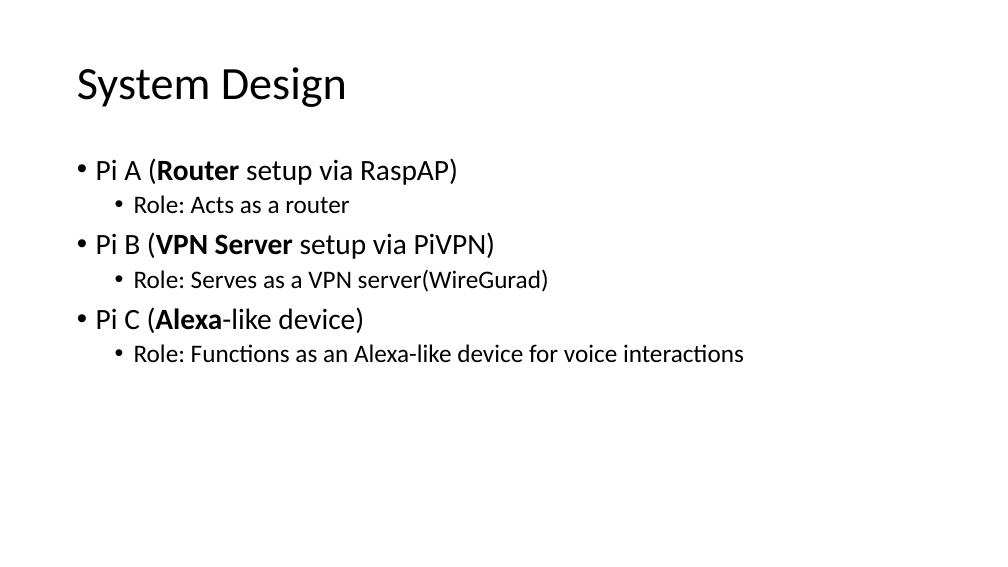
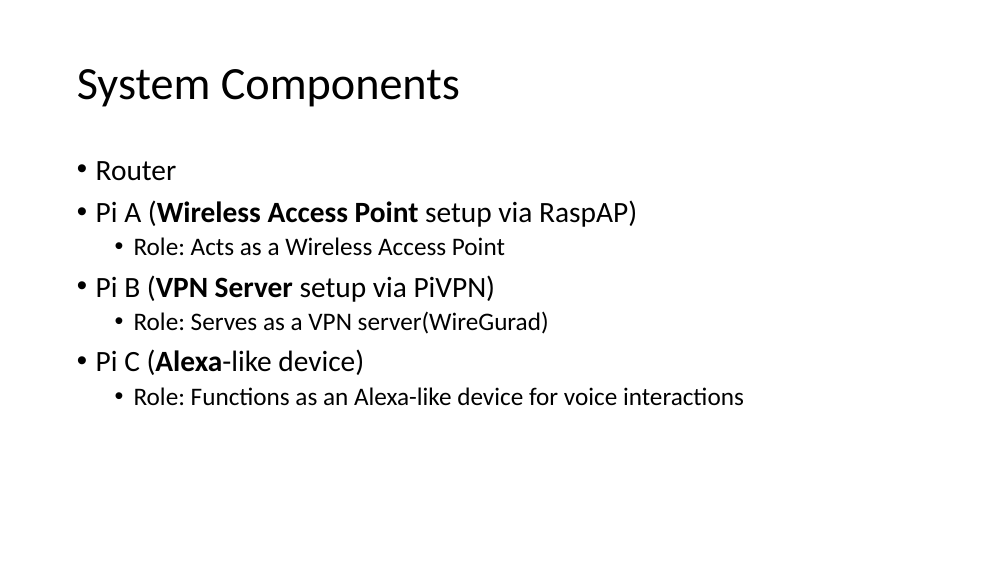
Before and after one commit to GXG-CS/Pi-Alexa, a slide deck: slide 26 of Presentation1.pptx. Drawn at 1008x567 pixels with LibreOffice and Linux fonts; fonts in the diff are those of the drawing. Boxes give left, top, right and bottom in pixels: in the first picture for what was removed or moved away, otherwise in the second. Text is boxed around its words. In the diff, an @@ line names an element or a change of style, - is before the commit and + after.

```diff
--- a/Presentation1.pptx
+++ b/Presentation1.pptx
@@ title at (77,69,460,107): text changed @@
-System Design
+System Components
@@ text at (96,161,637,256): text changed @@
-• Pi A (Router setup via RaspAP)
-  • Role: Acts as a router
+• Router
+• Pi A (Wireless Access Point setup via RaspAP)
+  • Role: Acts as a Wireless Access Point
```
Also in this commit, not shown: 2 other slides changed, 1 other file.
